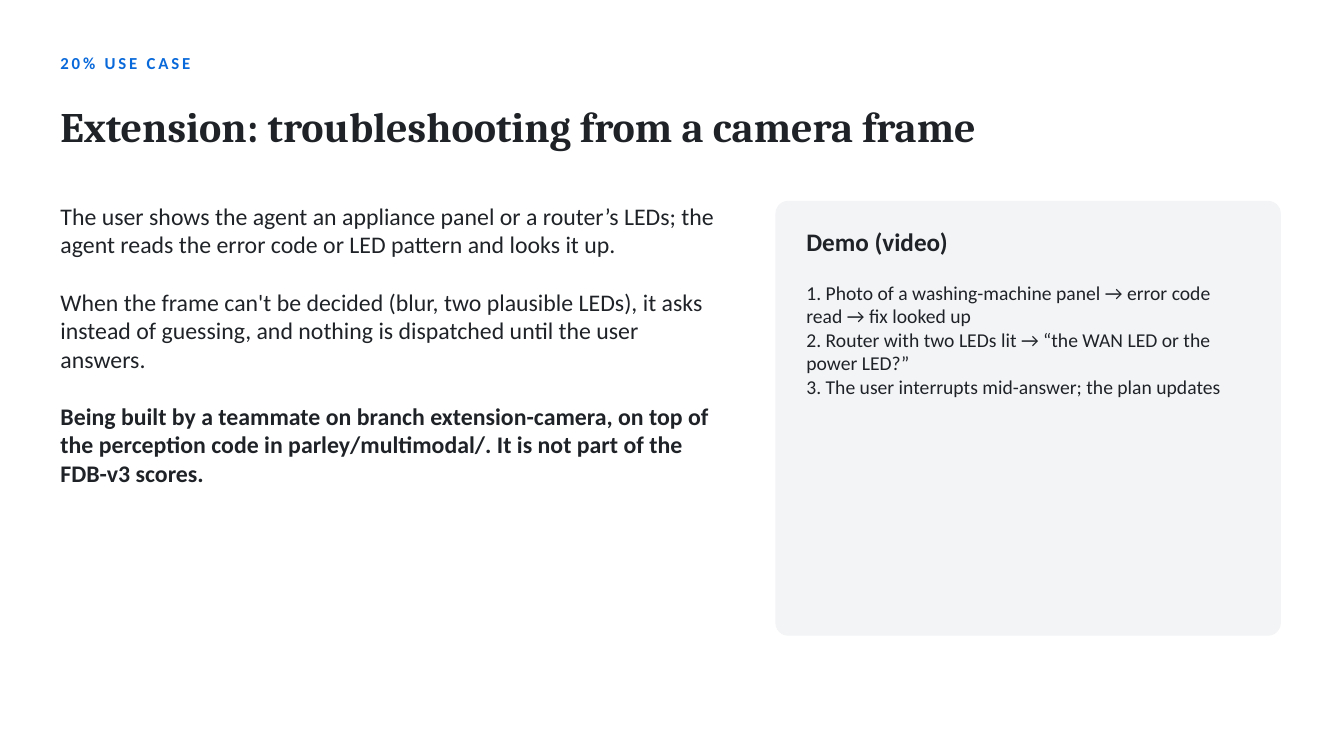
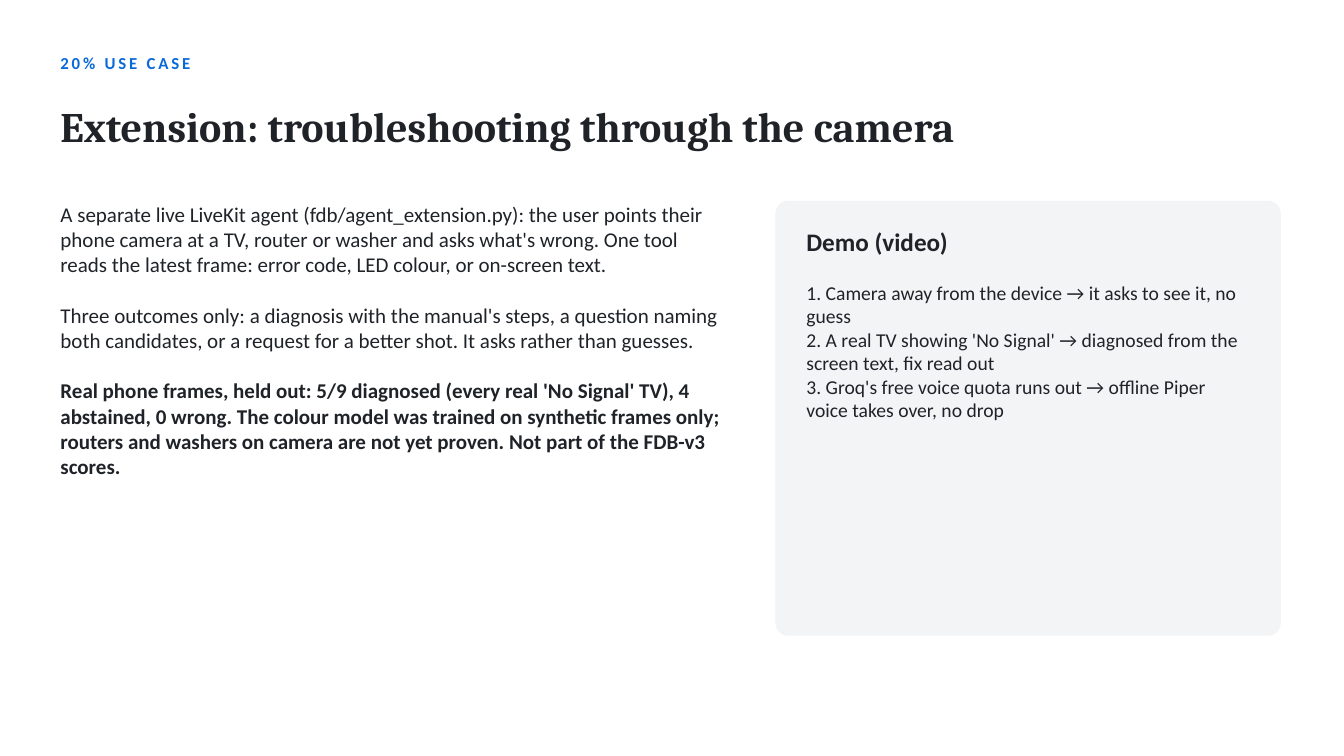
Before and after one commit to itsAryan-devop/parley, a slide deck: slide 7 of deck/ThaparPatiala_TEAM_FDBv3_ppt.pptx. Drawn at 1344x756 pixels with LibreOffice and Linux fonts; fonts in the diff are those of the drawing. Boxes give left, top, right and bottom in pixels: in the first picture for what was removed or moved away, otherwise in the second. Text is boxed around its words. In the diff, an @@ line names an element or a change of style, - is before the commit and + after.

```diff
--- a/deck/ThaparPatiala_TEAM_FDBv3_ppt.pptx
+++ b/deck/ThaparPatiala_TEAM_FDBv3_ppt.pptx
@@ text at bbox=[60, 112, 954, 152]: text changed @@
-Extension: troubleshooting from a camera frame
+Extension: troubleshooting through the camera
@@ text at bbox=[60, 207, 719, 474]: text changed; size 17 to 15 pt @@
-The user shows the agent an appliance panel or a router’s LEDs; the agent reads the error code or LED pattern and looks it up.
-When the frame can't be decided (blur, two plausible LEDs), it asks instead of guessing, and nothing is dispatched until the user answers.
-Being built by a teammate on branch extension-camera, on top of the perception code in parley/multimodal/. It is not part of the FDB-v3 scores.
+A separate live LiveKit agent (fdb/agent_extension.py): the user points their phone camera at a TV, router or washer and asks what's wrong. One tool reads the latest frame: error code, LED colour, or on-screen text.
+Three outcomes only: a diagnosis with the manual's steps, a question naming both candidates, or a request for a better shot. It asks rather than guesses.
+Real phone frames, held out: 5/9 diagnosed (every real 'No Signal' TV), 4 abstained, 0 wrong. The colour model was trained on synthetic frames only; routers and washers on camera are not yet proven. Not part of the FDB-v3 scores.
@@ text at bbox=[806, 286, 1238, 420]: text changed @@
-1. Photo of a washing-machine panel → error code read → fix looked up
-2. Router with two LEDs lit → “the WAN LED or the power LED?”
-3. The user interrupts mid-answer; the plan updates
+1. Camera away from the device → it asks to see it, no guess
+2. A real TV showing 'No Signal' → diagnosed from the screen text, fix read out
+3. Groq's free voice quota runs out → offline Piper voice takes over, no drop
```
Also in this commit, not shown: 3 other files.
